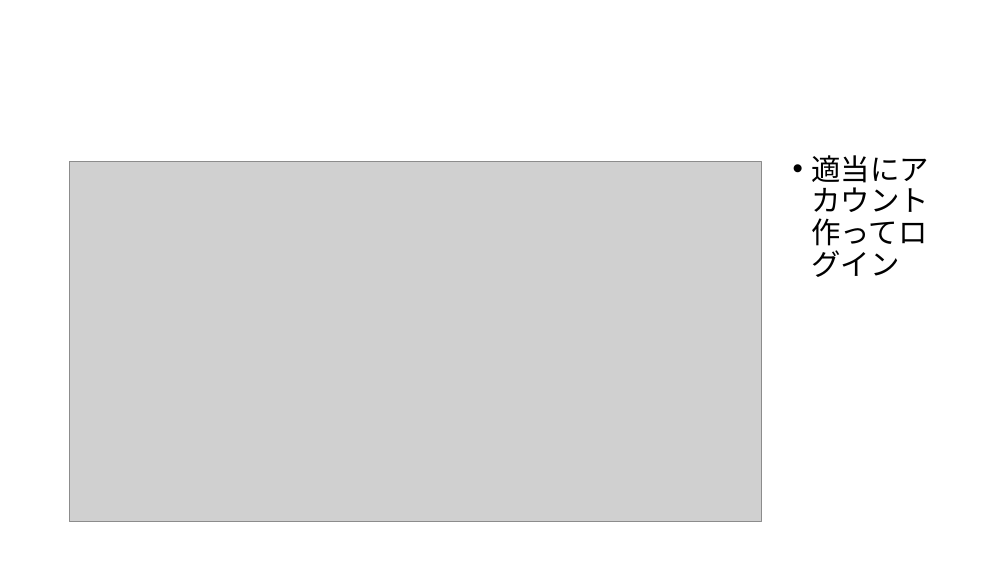
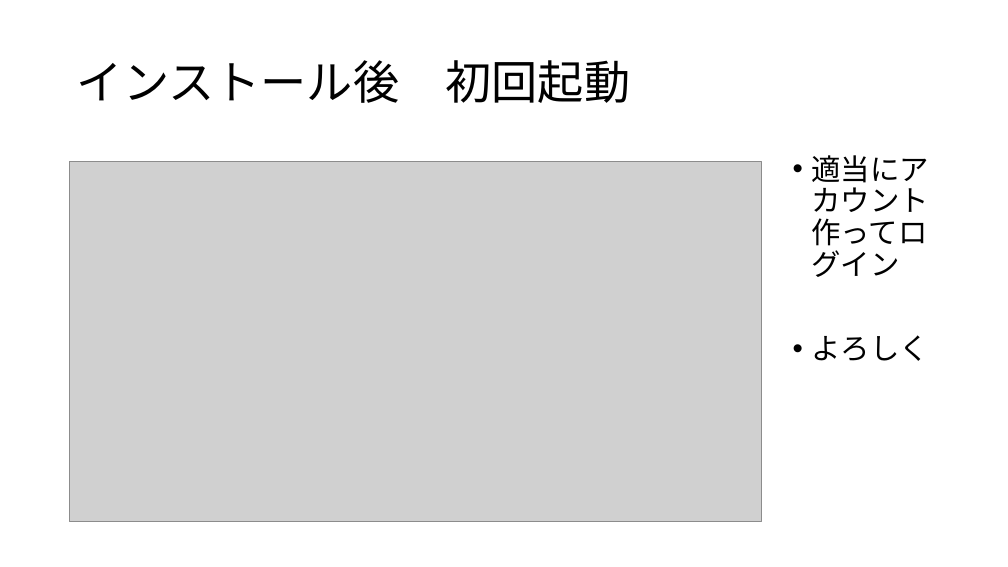
Before and after one commit to KogakuinRobotProject/DesignSparkPCB-Library, a slide deck: slide 6 of man/designsparkの導入.pptx. Drawn at 1008x567 pixels with LibreOffice and Linux fonts; fonts in the diff are those of the drawing; grey boxes stand for pictures. Boxes give left, top, right and bottom in pixels: in the first picture for what was removed or moved away, otherwise in the second. Text is boxed around its words. In the diff, an @@ line names an element or a change of style, - is before the commit and + after.

```diff
--- a/man/designsparkの導入.pptx
+++ b/man/designsparkの導入.pptx
@@ title added at (77, 60, 631, 103), 44 pt, text #000000 @@
+インストール後 初回起動
@@ text at (812, 335, 929, 361): paragraph added @@
+• よろしく
```
Also in this commit, not shown: 2 other slides changed, 7 slides added, 7 slides removed.
